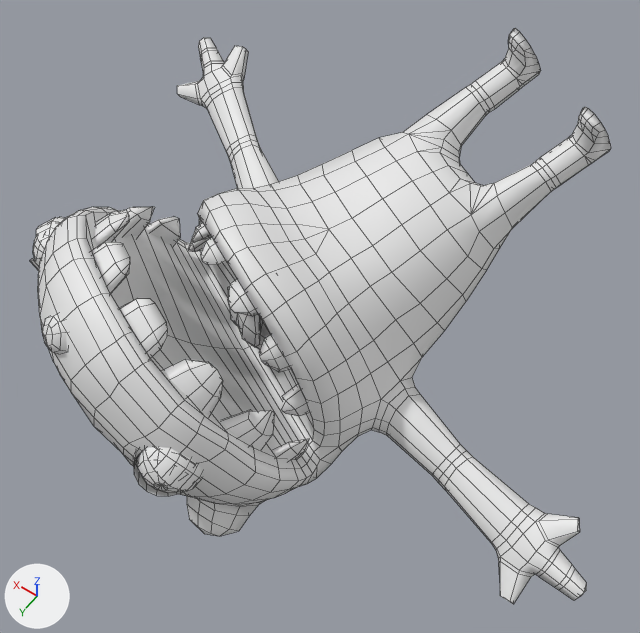
Two versions of the FBX model Assets/Animations/Panda/Death/Spikes/NoFloorSpikes_FallLoop.fbx, one commit apart.
Both versions are drawn from a 50 mm camera at (-0.394, 0.933, 1.304) aimed at (0.192, 0.112, 0.015). The lights are fixed; the arrows at lower left show +X, +Y and +Z. Mesh edges are drawn as thin lines. Materials are left out; every surface is plain grey. Where no turn or scale is listed for an object, it has been applied to the vertices. Vertices at the same position are counted once.

Objects in the first picture: 'PandaOptimized_RC1:Panda'.
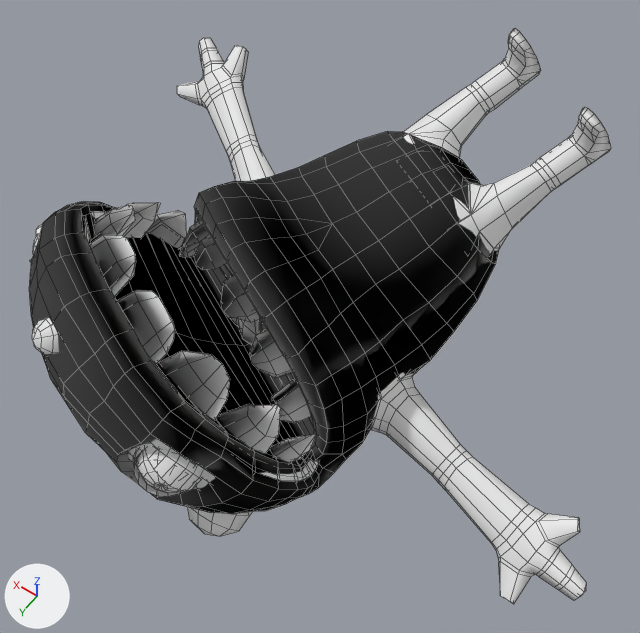
Pixel boxes [x1, y1, x2, y2] of what changed, in the pictures (640 x 633 px; the box of a moved part takes in the faces that stretch with it):
'PandaOptimized_RC1:Outline', added
    after: [29, 131, 499, 514]
'PandaOptimized_RC1:Teeth_Outline', added
    after: [89, 203, 317, 463]
part 1 of me_mesh, moved or reshaped
    before: [43, 315, 67, 354]
    after: [32, 318, 59, 355]

The change in detail:
me_mesh has 1717 vertices, 1660 faces and spans x -0.433..0.841, y -0.069..0.936, z -0.583..0.093.
me_mesh is used by ob_pandaoptimized_rc1_panda; location (0.0, -0.364, 0.301).
Before the commit, vertices of me_mesh: 46 (0.432, 0.875, -0.098), 47 (0.402, 0.888, -0.103) at pixel (52, 352), 48 (0.382, 0.885, -0.084) at pixel (60, 350), 49 (0.387, 0.87, -0.061) at pixel (61, 333), 50 (0.417, 0.857, -0.056) at pixel (53, 316).
Before the commit, vertices of me_mesh: 51 (0.437, 0.86, -0.075) at pixel (45, 318), 52 (0.425, 0.88, -0.086) at pixel (42, 335), 53 (0.408, 0.888, -0.089) at pixel (47, 345), 54 (0.396, 0.886, -0.079) at pixel (52, 344), 55 (0.399, 0.878, -0.065) at pixel (52, 334).
Before the commit, vertices of me_mesh: 56 (0.416, 0.87, -0.062) at pixel (48, 324), 57 (0.428, 0.872, -0.073) at pixel (43, 326), 60 (0.4, 0.862, -0.054) at pixel (58, 322), 61 (0.406, 0.873, -0.061) at pixel (51, 328), 63 (0.42, 0.883, -0.106) at pixel (46, 346).
Before the commit, vertices of me_mesh: 64 (0.418, 0.886, -0.091) at pixel (44, 342).
Part 1, on me_mesh:
Vertices 46 to 51, 60, 63 of me_mesh move by (0.005, 0.011, 0.002).
Vertices 52 to 57, 61, 64 of me_mesh move by (0.006, 0.015, 0.003).
Vertex 58 of me_mesh moves from (0.413, 0.882, -0.074) at pixel (45, 335) to (0.42, 0.9, -0.071) at pixel (32, 339).
Mesh me_mesh_002 is new.
It has 246 vertices, 190 faces and spans x 0.057..0.606, y 0.371..0.852, z -0.441..-0.015.
Mesh me_mesh_001 is new.
It has 563 vertices, 554 faces and spans x -0.03..0.661, y 0.097..0.93, z -0.602..-0.008.
Object 'PandaOptimized_RC1:Teeth_Outline' (ob_pandaoptimized_rc1_teeth_outline) is new; it shows me_mesh_002.
Its location is (0.0, -0.364, 0.301).
Object 'PandaOptimized_RC1:Outline' (ob_pandaoptimized_rc1_outline) is new; it shows me_mesh_001.
Its location is (0.0, -0.367, 0.302).
